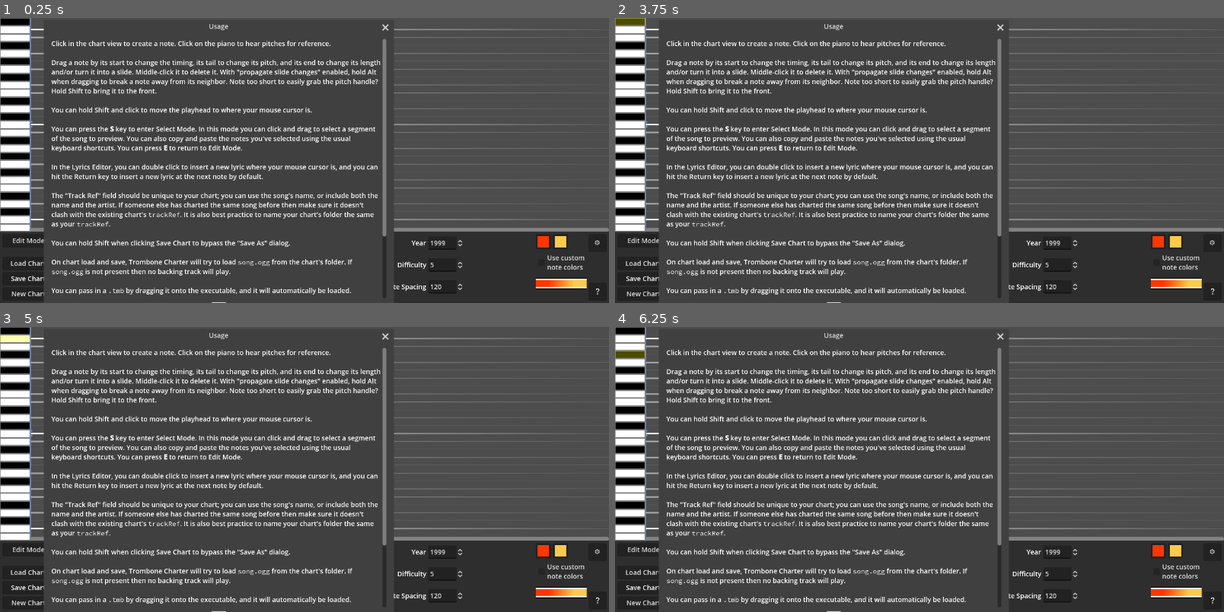
Above: before the commit, frames 1-4 (two rows, left to right).
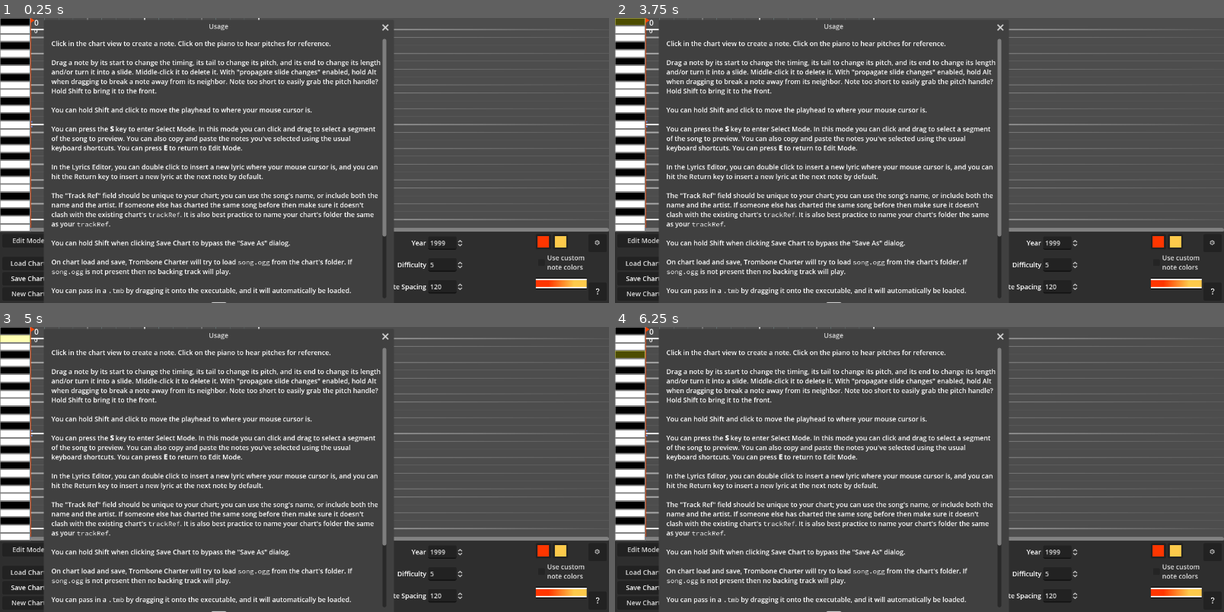
Above: after the commit, the same moments.

Repository: towai/TromboneCharter
Game: Godot game, scene res://main.tscn
Two runs of this game, one before a commit and one after it. Both use one fixed random seed, a clock stepped at 60 frames per second and the inputs below. Sound files missing from this copy of the repository are replaced by a short silence.
Inputs (mouse positions are in pixels of both pictures, inside the frame that each line leads up to):
- Up to frame 1 (0.25 s): no input
- Up to frame 2 (3.75 s): click (748, 240) at 0.52 s; type "Alex" at 0.6 s; click (748, 257) at 0.75 s; type "Alex" at 0.83 s; click (748, 274) at 0.98 s; type "Alex" at 1.07 s; click (748, 291) at 1.27 s; type "Alex" at 1.35 s; click (864, 240) at 1.5 s; type "Alex" at 1.58 s; click (846, 268) at 1.73 s; type "12" at 1.82 s; click "New Chart" at 2 s; click "New Chart" at 2.75 s; click (627, 20) at 3.52 s
- Up to frame 3 (5 s): click (12, 338) at 4.27 s
- Up to frame 4 (6.25 s): click (627, 346) at 5.02 s; click (627, 355) at 5.77 s

The runs differ from the first frame. In frame 1, 0.1% of the frame differs, in the area x 5-43%, y 0-74%; in frame 2, 0.1%; in frame 3, 0.1%; in frame 4, 0.1%.
Error before the commit: Parse Error: Identifier "force_note" not declared in the current scope. (res://preview_controller.gd:59)

Commit message:
rough implementation: make tap notes play better somehow most of this implementation snuck its way into 4388afae7. oops

Diff:
--- a/preview_controller.gd
+++ b/preview_controller.gd
@@ -1,6 +1,7 @@
 extends Node
 
 
+const TAP_NOTE_TIME := 0.1
 @onready var chart : Control = %Chart
 @onready var settings : Settings = %Settings
 @onready var player : AudioStreamPlayer = %TrombPlayer
@@ -9,6 +10,10 @@
 var is_playing : bool = false
 var song_position : float = -1.0
 var tmb : TMBInfo
+
+var force_note := false
+var forced_note : float = 0.0
+
 
 
 func _ready(): pass
